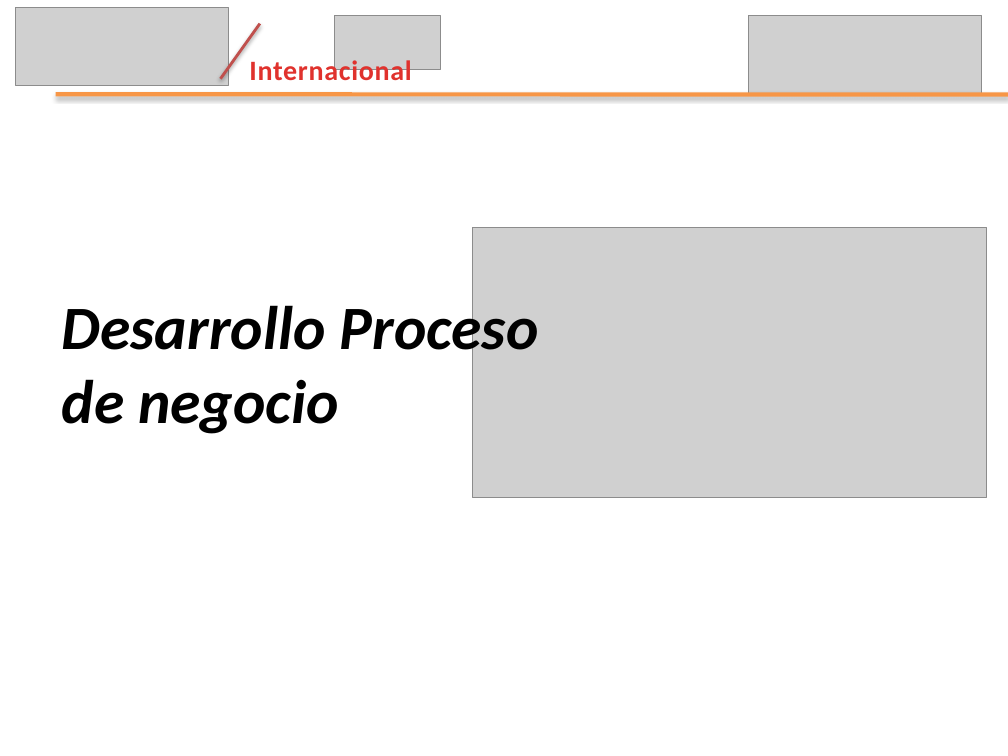
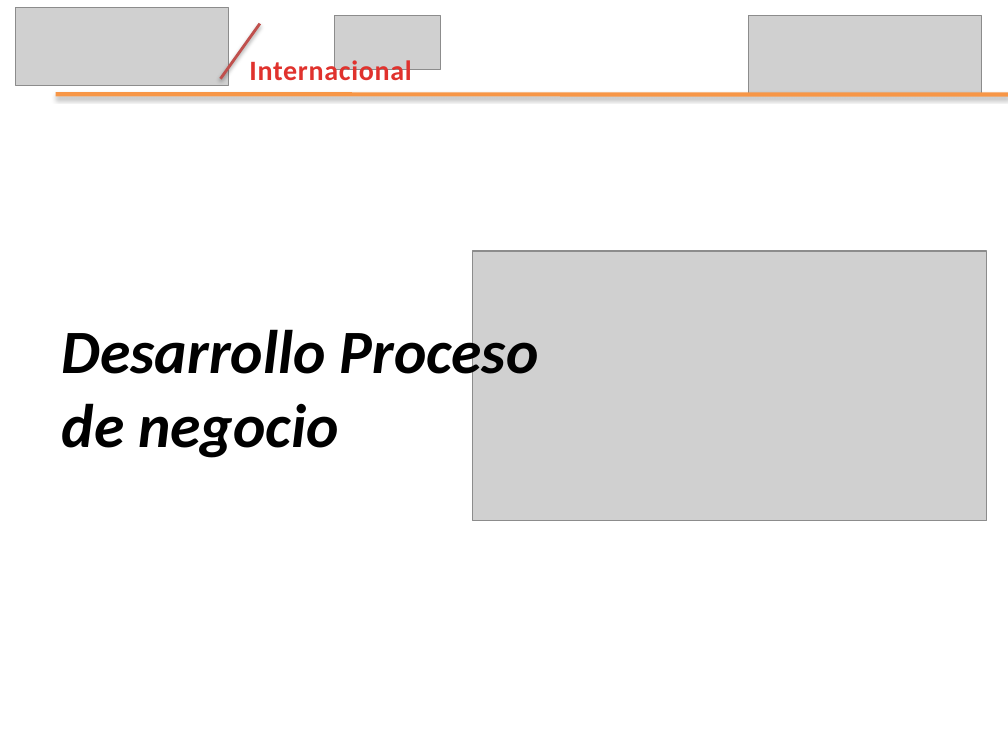
Before and after one commit to leseroth/ingenium-managment, a slide deck: slide 4 of CSOF5200 Proyecto 2/0727PresentacionIngenium.pptx (slide 3 before the commit). Drawn at 1008x756 pixels with LibreOffice and Linux fonts; fonts in the diff are those of the drawing; grey boxes stand for pictures. Boxes give left, top, right and bottom in pixels: in the first picture for what was removed or moved away, otherwise in the second. Text is boxed around its words. In the diff, an @@ line names an element or a change of style, - is before the commit and + after.

```diff
--- a/CSOF5200 Proyecto 2/0727PresentacionIngenium.pptx
+++ b/CSOF5200 Proyecto 2/0727PresentacionIngenium.pptx
@@ picture: place and size @@
-picture at bbox=[473, 227, 987, 497]
+picture at bbox=[473, 251, 987, 521]
@@ text "Desarrollo Proceso de negocio": place and size @@
-text "Desarrollo Proceso de negocio" at bbox=[62, 298, 539, 434]
+text "Desarrollo Proceso de negocio" at bbox=[62, 322, 539, 458]
```
Also in this commit, not shown: 4 other slides changed, 8 slides added, 1 slide removed.
